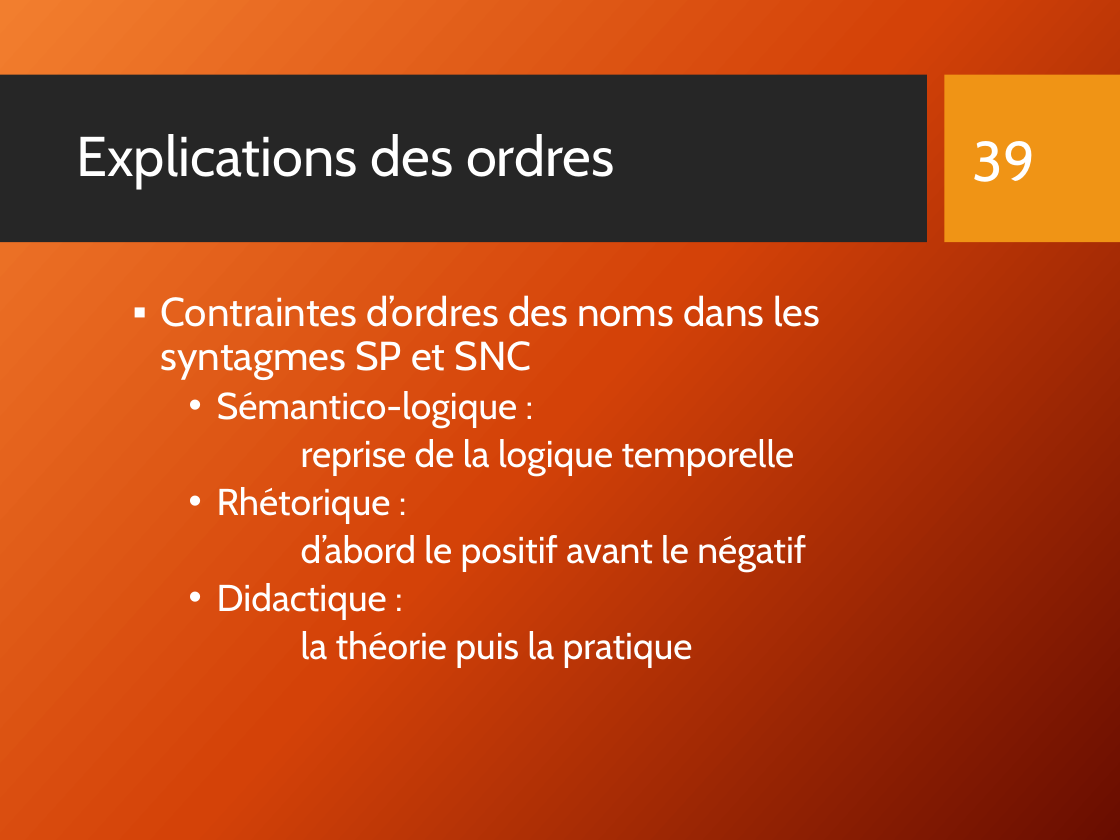
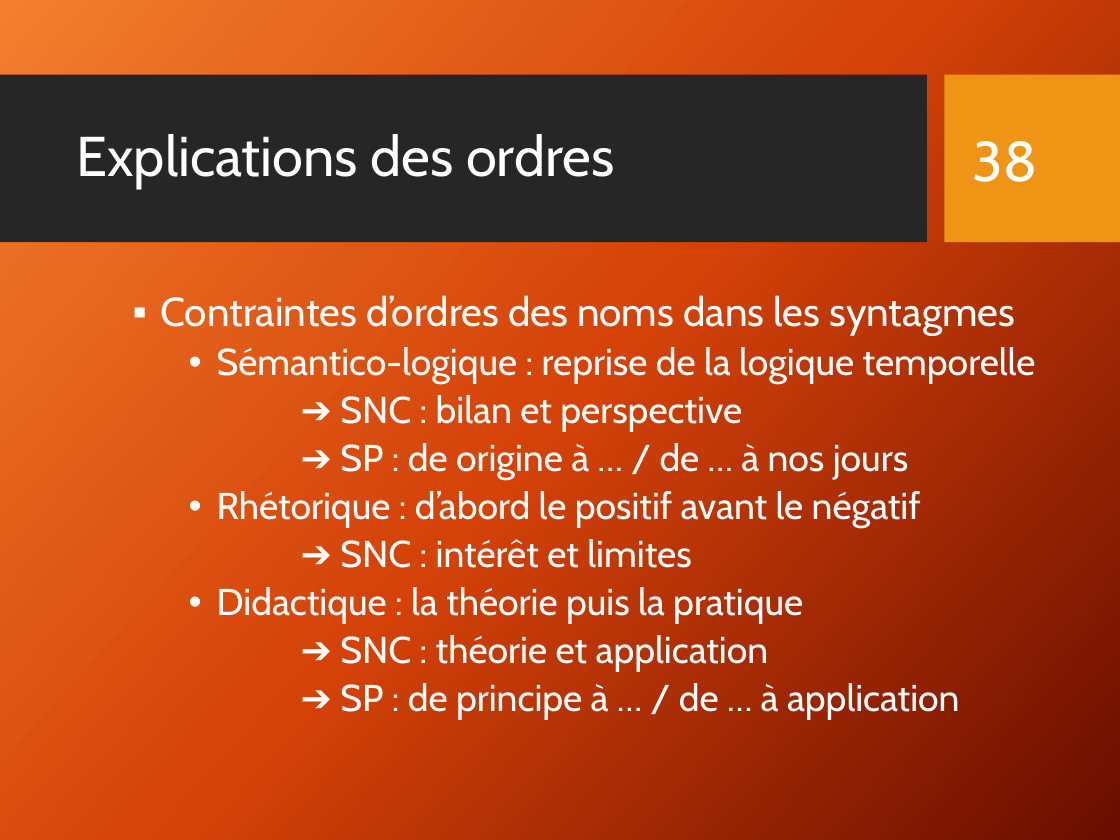
Before and after one commit to Xitog/tal, a slide deck: slide 38 of dossiers/Final - Présentation Projet de recherche.pptx (slide 39 before the commit). Drawn at 1120x840 pixels with LibreOffice and Linux fonts; fonts in the diff are those of the drawing; background and template pictures are left out. Boxes give left, top, right and bottom in pixels: in the first picture for what was removed or moved away, otherwise in the second. Text is boxed around its words. In the diff, an @@ line names an element or a change of style, - is before the commit and + after.

```diff
--- a/dossiers/Final - Présentation Projet de recherche.pptx
+++ b/dossiers/Final - Présentation Projet de recherche.pptx
@@ page number at box(973, 141, 1038, 182): text changed @@
-39
+38
@@ text at box(161, 295, 1036, 720): text changed @@
-  ▪ Contraintes d’ordres des noms dans les syntagmes SP et SNC
-    • Sémantico-logique :
-    reprise de la logique temporelle
-    • Rhétorique :
-    d’abord le positif avant le négatif
-    • Didactique :
-    la théorie puis la pratique
+  ▪ Contraintes d’ordres des noms dans les syntagmes
+    • Sémantico-logique : reprise de la logique temporelle
+    ➔ SNC : bilan et perspective
+    ➔ SP : de origine à … / de … à nos jours
+    • Rhétorique : d’abord le positif avant le négatif
+    ➔ SNC : intérêt et limites
+    • Didactique : la théorie puis la pratique
+    ➔ SNC : théorie et application
+    ➔ SP : de principe à … / de … à application
```
Also in this commit, not shown: 8 other slides changed, 1 slide removed, 2 other files.
